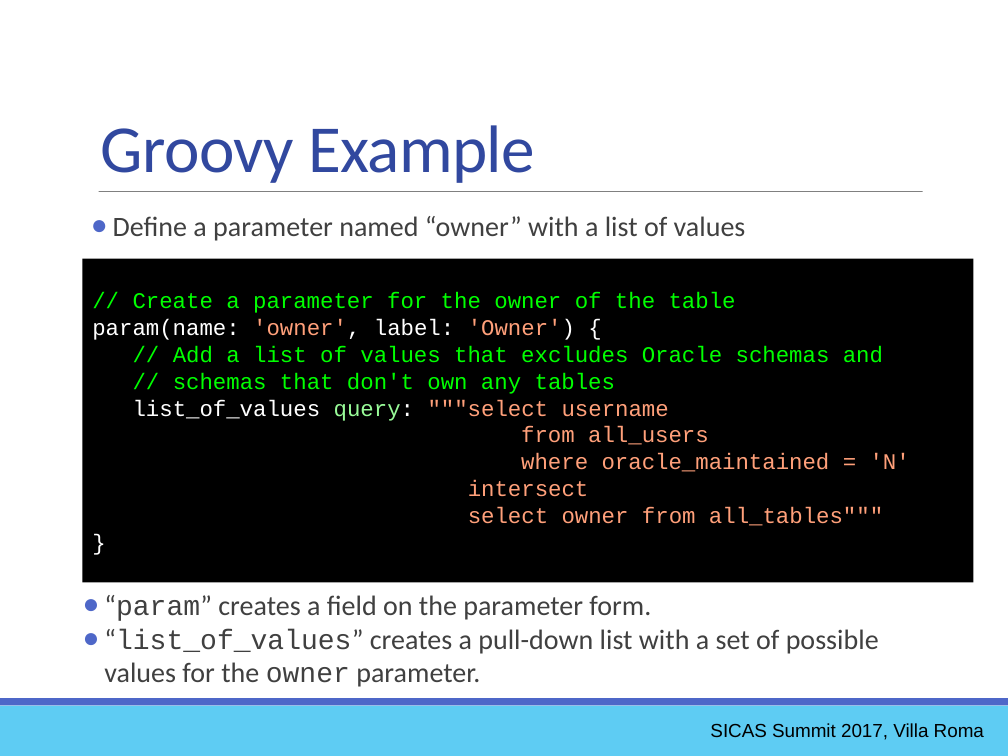
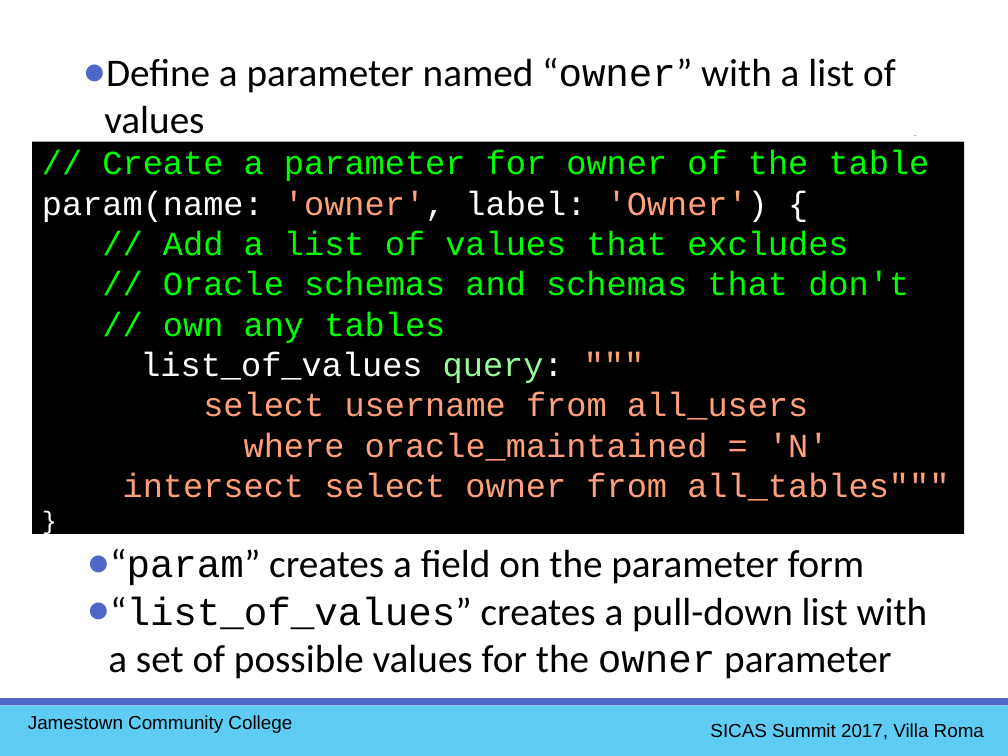
Before and after one commit to ewcole/simple_report, a slide deck: slide 26 of docs/SICAS_2017/Cole_Drop-In Reporting with Groovy.pptx (slide 23 before the commit). Drawn at 1008x756 pixels with LibreOffice and Linux fonts; fonts in the diff are those of the drawing. Boxes give left, top, right and bottom in pixels: in the first picture for what was removed or moved away, otherwise in the second. Text is boxed around its words. In the diff, an @@ line names an element or a change of style, - is before the commit and + after.

```diff
--- a/docs/SICAS_2017/Cole_Drop-In Reporting with Groovy.pptx
+++ b/docs/SICAS_2017/Cole_Drop-In Reporting with Groovy.pptx
@@ text "Define a parameter named “owner” ...": place and size @@
-text "Define a parameter named “owner” ..." at [113, 216, 746, 241]
+text "Define a parameter named “owner” ..." at [104, 58, 896, 143]
@@ text "Define a parameter named “owner” ..." at [104, 58, 896, 143]: size 20 to 28 pt, text colour #404040 to #000000; font Calibri to Courier New in "“owner”" @@
@@ rectangle "// Create a parameter for ...": place and size @@
-rectangle "// Create a parameter for ..." at [83, 258, 974, 582]
+rectangle "// Create a parameter for ..." at [32, 141, 965, 533]
@@ line moved from (99, 192) - (922, 192) to (92, 135) - (916, 135) @@
@@ text removed at [101, 125, 535, 183] @@
-Groovy Example
@@ text in rectangle at [102, 150, 930, 181]: text changed; size 16 to 24 pt @@
-// Create a parameter for the owner of the table
+// Create a parameter for owner of the table
@@ text in rectangle at [42, 190, 829, 461]: size 16 to 24 pt in "param(name: 'owner', label: 'Owner') {", "where oracle_maintained = 'N'"; size 16 to 18 pt in "}"; indent changed @@
@@ text in rectangle at [140, 230, 909, 420]: text changed; size 16 to 24 pt @@
-// Add a list of values that excludes Oracle schemas and
-// schemas that don't own any tables
-list_of_values query: """select username
-from all_users
+// Add a list of values that excludes
+// Oracle schemas and schemas that don't
+// own any tables
+list_of_values query: """
+select username from all_users
@@ text in rectangle at [123, 472, 949, 501]: text changed; size 16 to 24 pt @@
-intersect
-select owner from all_tables"""
+intersect select owner from all_tables"""
@@ text at [108, 549, 928, 679]: text changed; size 20 to 28 pt; text colour #404040 to #000000 @@
-● “param” creates a field on the parameter form.
-● “list_of_values” creates a pull-down list with a set of possible values for the owner parameter.
+● “param” creates a field on the parameter form
+● “list_of_values” creates a pull-down list with a set of possible values for the owner parameter
@@ text added at [28, 715, 292, 733], 13.5 pt, text #000000 @@
+Jamestown Community College
```
Also in this commit, not shown: 46 other slides changed, 8 slides added.
